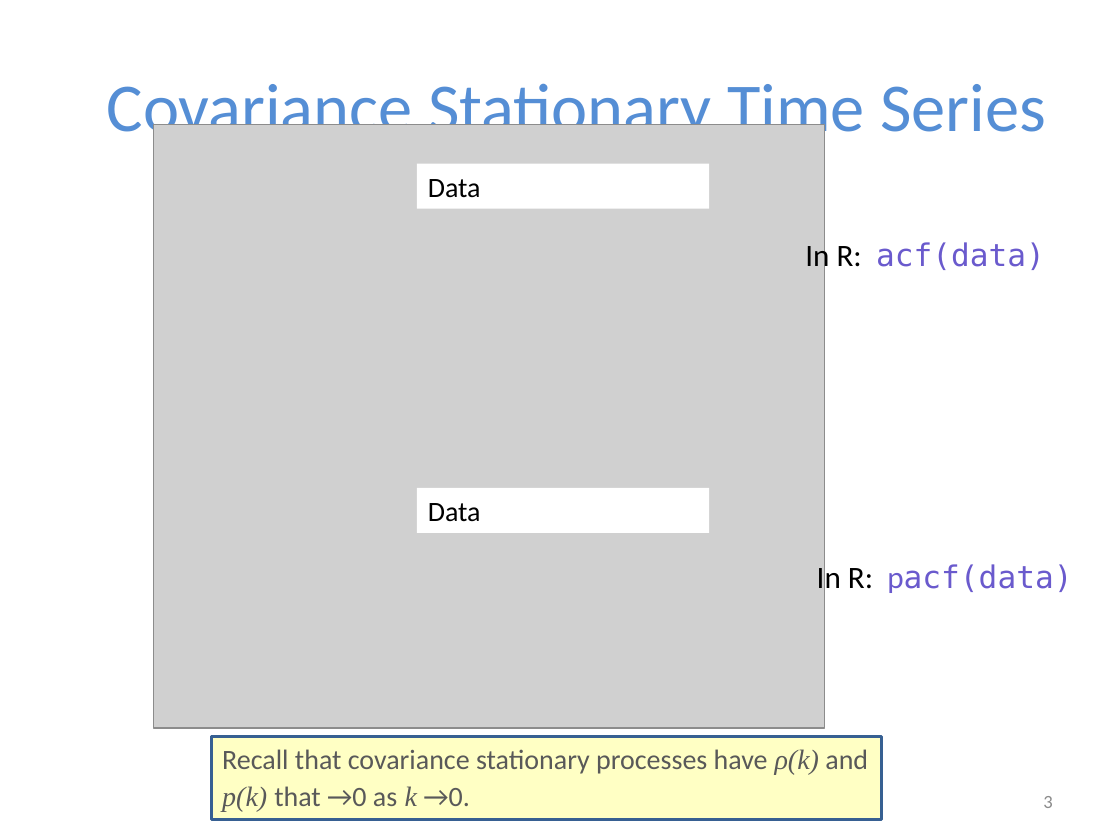
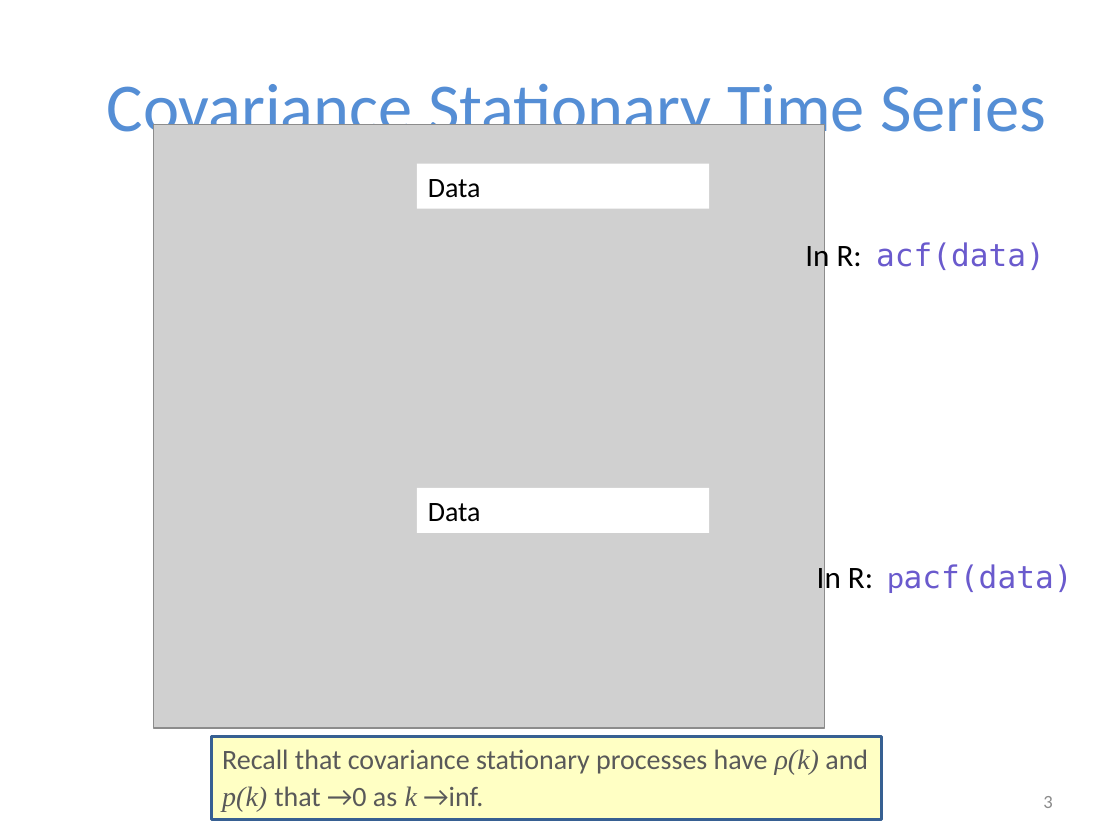
Before and after one commit to XiangYang95/Econ-144, a slide deck: slide 3 of Week 4/Econ144_Lec7.pptx. Drawn at 1120x840 pixels with LibreOffice and Linux fonts; fonts in the diff are those of the drawing; grey boxes stand for pictures. Boxes give left, top, right and bottom in pixels: in the first picture for what was removed or moved away, otherwise in the second. Text is boxed around its words. In the diff, an @@ line names an element or a change of style, - is before the commit and + after.

```diff
--- a/Week 4/Econ144_Lec7.pptx
+++ b/Week 4/Econ144_Lec7.pptx
@@ text in rectangle at [222,749,868,812]: text changed @@
-Recall that covariance stationary processes have ρ(k) and p(k) that →0 as k →0.
+Recall that covariance stationary processes have ρ(k) and p(k) that →0 as k →inf.
```
Also in this commit, not shown: 10 other files.
